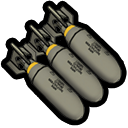
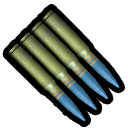
Layer changes from the first 128 × 128 image to the second:
added group "GAU8 ROUND" with 14 layers above "BOMBS" over [7, 8, 121, 123]
added group "FOUR" with 4 layers in group "GAU8 ROUND" over [7, 8, 121, 123]
added layer "Layer 7 copy 3" in group "FOUR" over [7, 42, 87, 123]
added layer "Layer 7 copy 2" (1st of 3, in "GAU8 ROUND" › "FOUR") in group "FOUR" over [18, 31, 98, 111]
added layer "Layer 7 copy" (1st of 2, in "GAU8 ROUND" › "FOUR") in group "FOUR" over [41, 8, 121, 89]
added layer "Layer 7" (1st of 4, in "GAU8 ROUND" › "FOUR") in group "FOUR" over [30, 20, 109, 100]
renamed "Group 1 copy" to "BOMBS", hid the group it (15 layers) over [5, 5, 122, 123]
